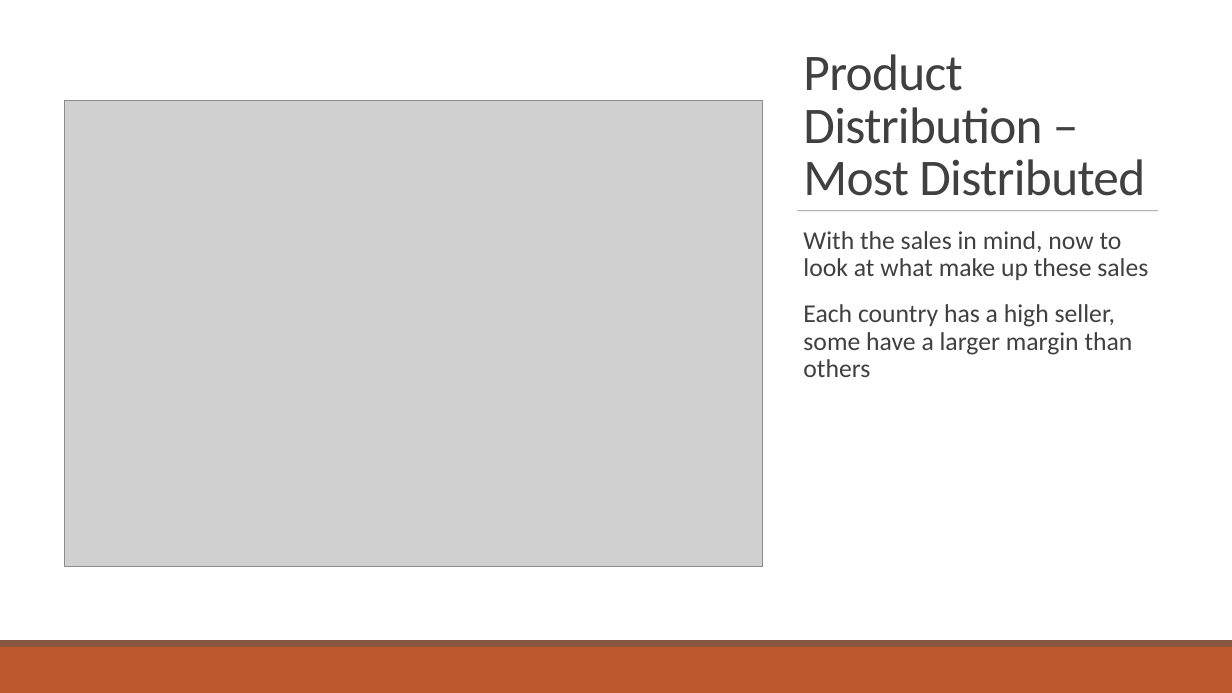
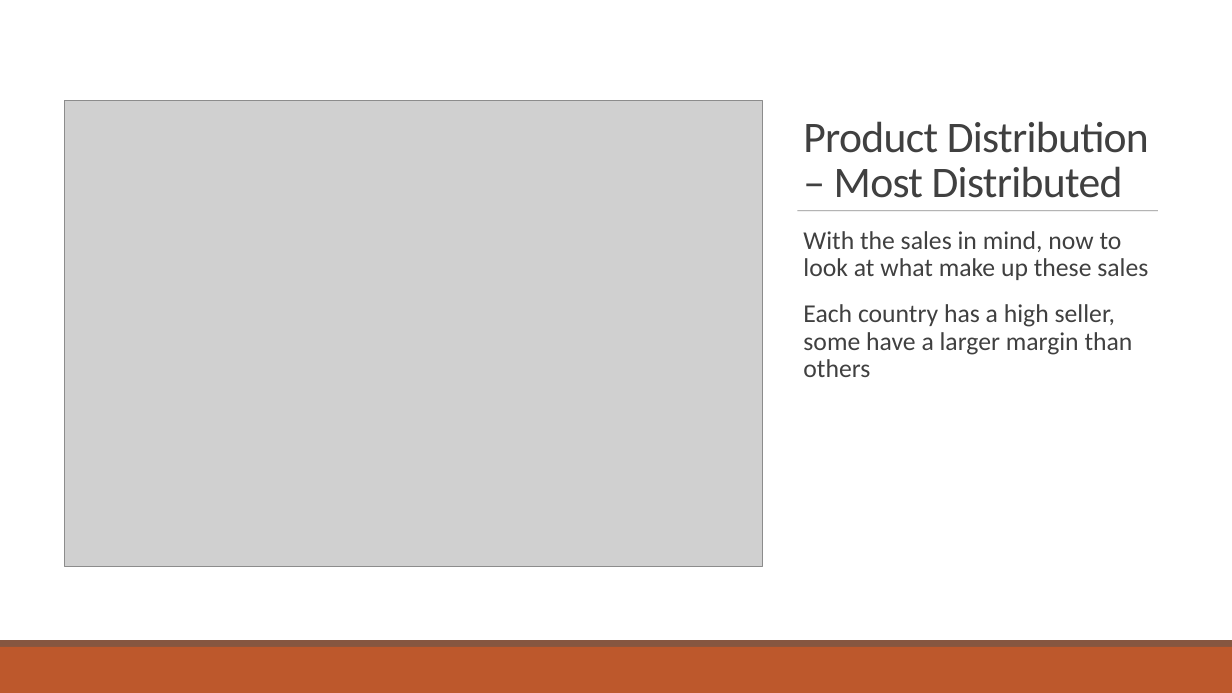
Before and after one commit to davidag2696/Chocolate_Sales_Jan-Aug, a slide deck: slide 4 of chocolate_sales.pptx. Drawn at 1232x693 pixels with LibreOffice and Linux fonts; fonts in the diff are those of the drawing; grey boxes stand for pictures. Boxes give left, top, right and bottom in pixels: in the first picture for what was removed or moved away, otherwise in the second. Text is boxed around its words. In the diff, an @@ line names an element or a change of style, - is before the commit and + after.

```diff
--- a/chocolate_sales.pptx
+++ b/chocolate_sales.pptx
@@ title "Product Distribution – Most Distributed" at [803, 121, 1149, 198]: size 40 to 34 pt @@
```
Also in this commit, not shown: 2 slides added, 1 slide removed, 11 other files.
